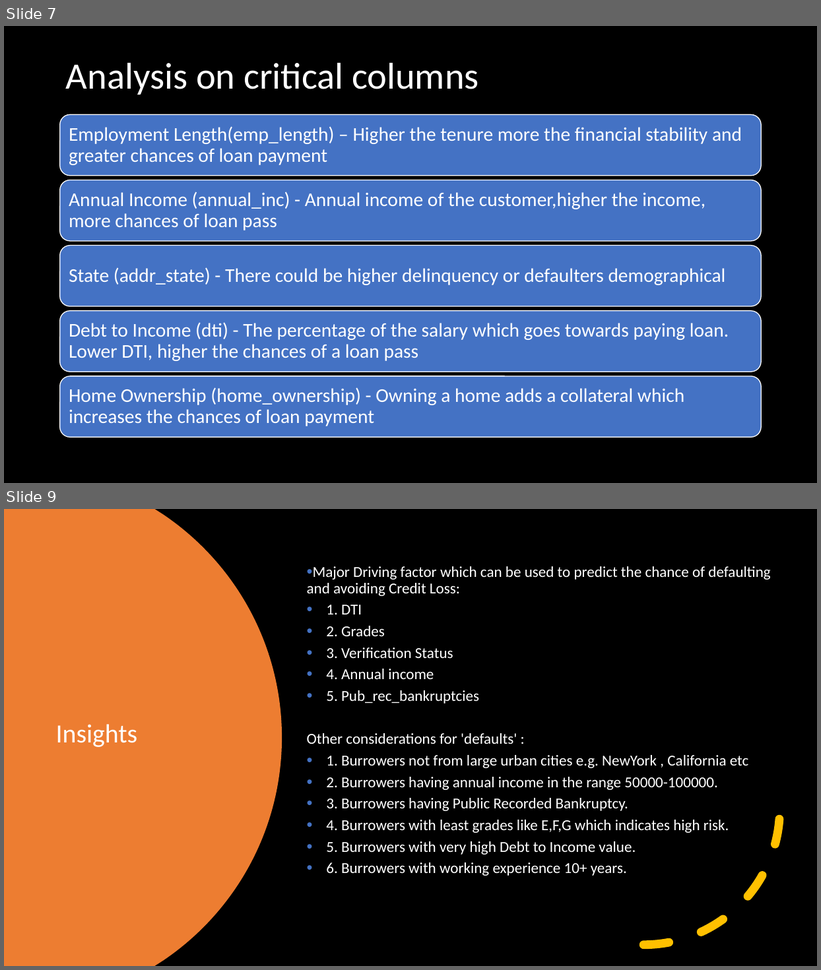
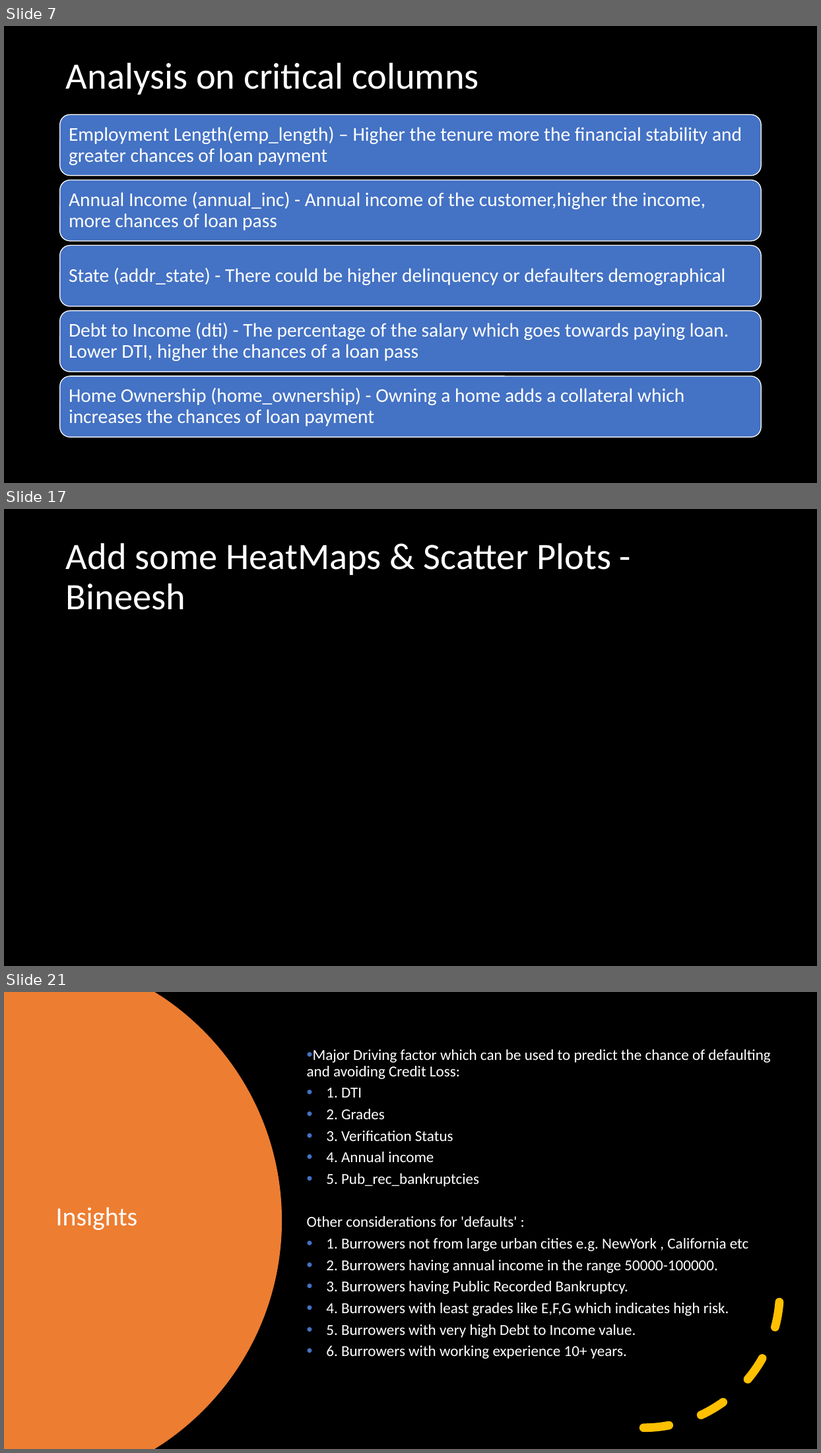
Before and after one commit to bineeshpc/case_study_01, a slide deck: UpGrad Case Study LendingClub.pptx. Shown one above the other, each under a label of ours: slides 7 and 9 before the commit, slides 7, 17 and 21 after it; the slides between them are not shown. The pictures are 821x970 and 821x1453 pixels, drawn with LibreOffice and Linux fonts; fonts in the diff are those of the drawing. Boxes give left, top, right and bottom in pixels: in the first picture for what was removed or moved away, otherwise in the second. Text is boxed around its words. In the diff, an @@ line names an element or a change of style, - is before the commit and + after.

```diff
--- a/UpGrad Case Study LendingClub.pptx
+++ b/UpGrad Case Study LendingClub.pptx
@@ slide 17 added at box(4, 509, 817, 966), background #000000 @@
@@ title added at box(66, 543, 611, 610), 44 pt, text #FFFFFF @@
+Add some HeatMaps & Scatter Plots - Bineesh
@@ what was slide 9 is now slide 21 @@
```
Also in this commit, not shown: 12 other slides added, 1 slide removed.
